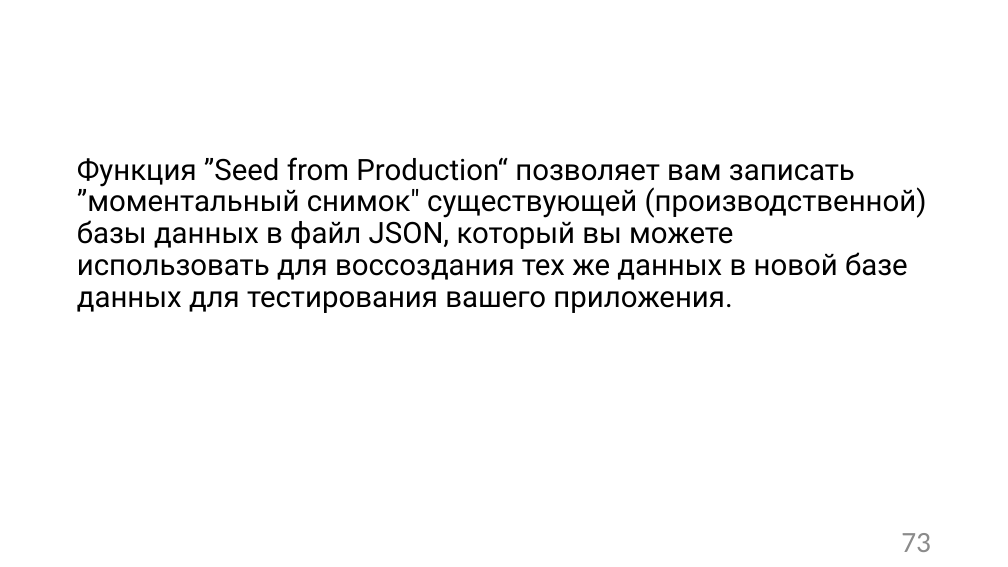
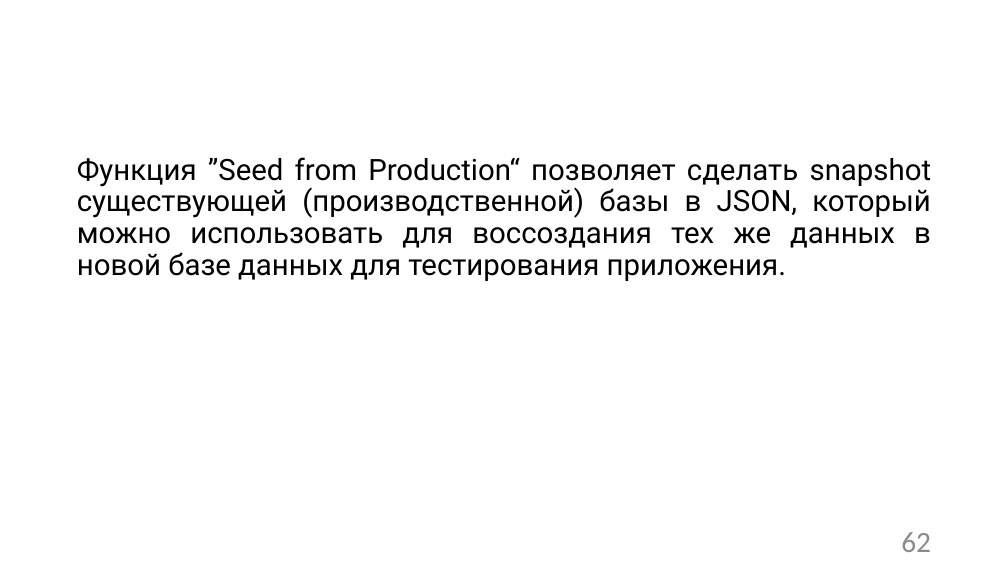
Before and after one commit to Sa1Gur/DbTest.Containers, a slide deck: slide 62 of DbaseTesting.pptx (slide 73 before the commit). Drawn at 1008x567 pixels with LibreOffice and Linux fonts; fonts in the diff are those of the drawing; background and template pictures are left out. Boxes give left, top, right and bottom in pixels: in the first picture for what was removed or moved away, otherwise in the second. Text is boxed around its words. In the diff, an @@ line names an element or a change of style, - is before the commit and + after.

```diff
--- a/DbaseTesting.pptx
+++ b/DbaseTesting.pptx
@@ text at [77, 157, 932, 281]: text changed @@
-Функция ”Seed from Production“ позволяет вам записать ”моментальный снимок" существующей (производственной) базы данных в файл JSON, который вы можете использовать для воссоздания тех же данных в новой базе данных для тестирования вашего приложения.
+Функция ”Seed from Production“ позволяет сделать snapshot существующей (производственной) базы в JSON, который можно использовать для воссоздания тех же данных в новой базе данных для тестирования приложения.
@@ page number at [901, 532, 931, 552]: text changed @@
-73
+62
```
Also in this commit, not shown: 55 other slides changed, 3 slides added, 7 slides removed, 10 other files.
